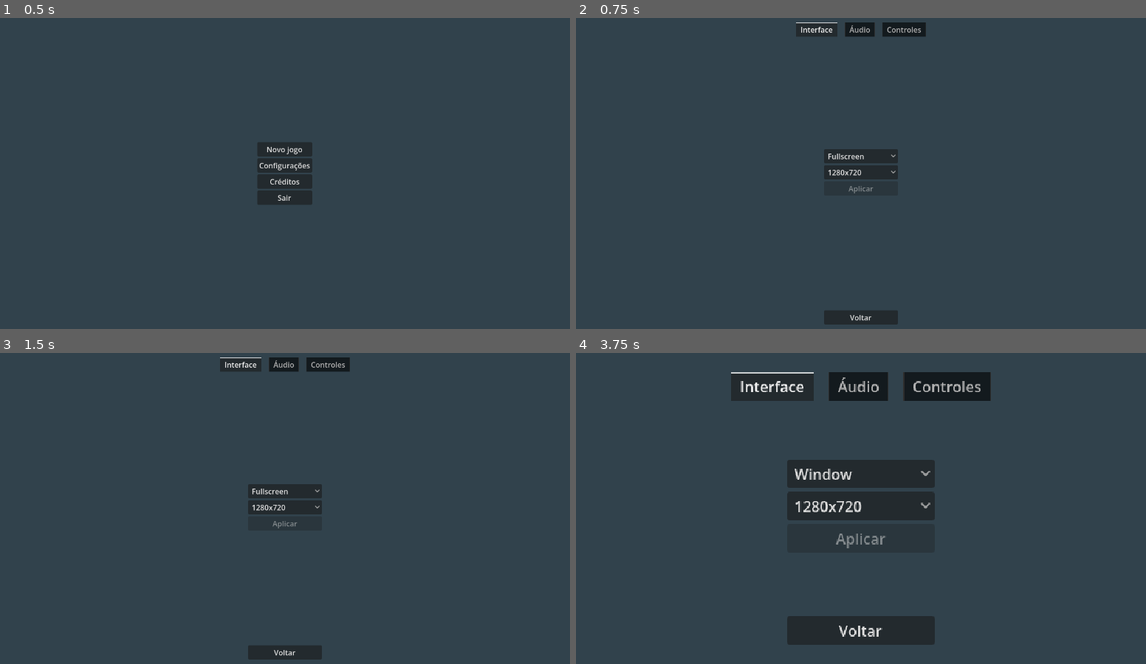
Above: before the commit, frames 1-4 (two rows, left to right).
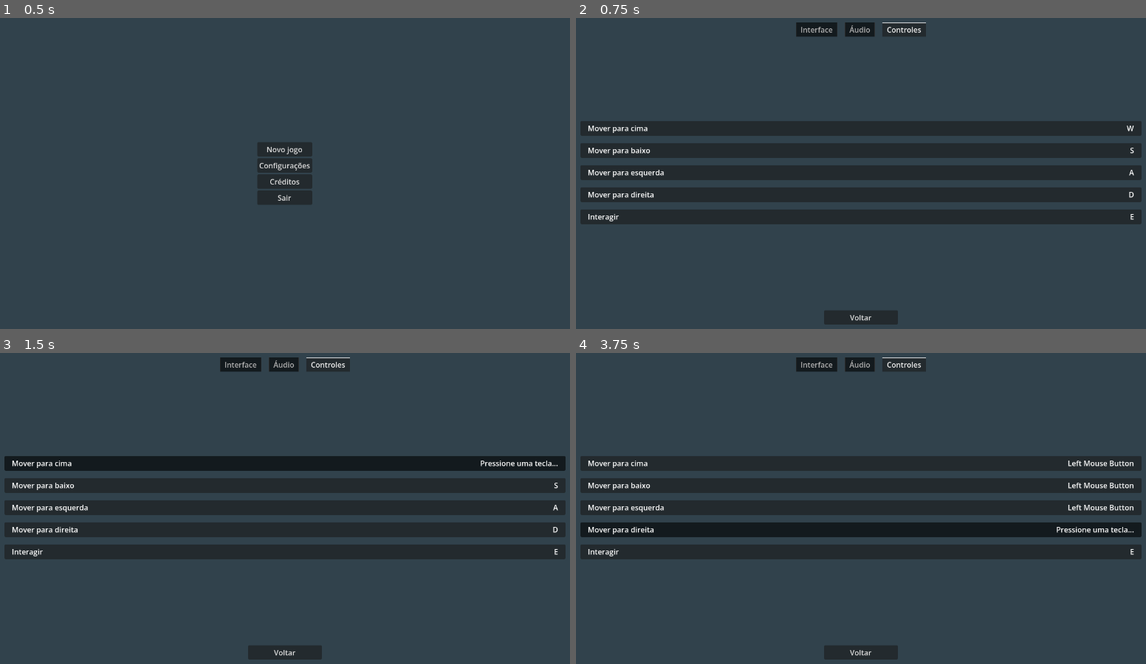
Above: after the commit, the same moments.

Repository: Pipocas-Tristes/carimbo-game
Game: Godot game, scene res://telas/tela_inicial.tscn
Two runs of this game, one before a commit and one after it. Both use one fixed random seed, a clock stepped at 60 frames per second and the inputs below.
Inputs (mouse positions are in pixels of both pictures, inside the frame that each line leads up to):
- Up to frame 1 (0.5 s): no input
- Up to frame 2 (0.75 s): click "Configurações" at 0.5 s
- Up to frame 3 (1.5 s): click (285, 461) at 1.27 s
- Up to frame 4 (3.75 s): click (861, 486) at 2.02 s; click (861, 508) at 2.77 s; click (861, 530) at 3.52 s

Frame 1 is identical in both runs. In frame 2, 22% of the frame differs, in the area x 0-100%, y 1-67%; in frame 3, 22%; in frame 4, 29%, in the area x 0-100%, y 1-99%.

Commit message:
✨implementa configuracoes de controles

Diff:
--- a/carimbo-game/default_bus_layout.tres
+++ b/carimbo-game/default_bus_layout.tres
@@ -7,7 +7,7 @@
 bus/1/bypass_fx = false
 bus/1/volume_db = 0.0
 bus/1/send = &""
-bus/2/name = &"Música"
+bus/2/name = &"Efeitos sonoros Copy"
 bus/2/solo = false
 bus/2/mute = false
 bus/2/bypass_fx = false
--- /dev/null
+++ b/carimbo-game/prefabs/input_button.tscn
@@ -0,0 +1,36 @@
+[gd_scene format=3 uid="uid://bk64nluu06ids"]
+
+[node name="input_button" type="Button" unique_id=1297776121]
+custom_minimum_size = Vector2(0, 32)
+anchors_preset = 10
+anchor_right = 1.0
+offset_bottom = 8.0
+grow_horizontal = 2
+toggle_mode = true
+
+[node name="MarginContainer" type="MarginContainer" parent="." unique_id=901445347]
+layout_mode = 1
+anchors_preset = 15
+anchor_right = 1.0
+anchor_bottom = 1.0
+grow_horizontal = 2
+grow_vertical = 2
+theme_override_constants/margin_left = 16
+theme_override_constants/margin_right = 16
+
+[node name="HSplitContainer" type="HSplitContainer" parent="MarginContainer" unique_id=533606107]
+layout_mode = 2
+
+[node name="acao_lbl" type="Label" parent="MarginContainer/HSplitContainer" unique_id=742454750]
+layout_mode = 2
+size_flags_horizontal = 0
+size_flags_vertical = 1
+text = "Acao"
+vertical_alignment = 1
+
+[node name="input_lbl" type="Label" parent="MarginContainer/HSplitContainer" unique_id=2033607338]
+layout_mode = 2
+size_flags_horizontal = 8
+size_flags_vertical = 1
+text = "input"
+vertical_alignment = 1
--- a/carimbo-game/project.godot
+++ b/carimbo-game/project.godot
@@ -19,6 +19,10 @@
 config/features=PackedStringArray("4.6", "Forward Plus")
 config/icon="res://icon.svg"
 
+[audio]
+
+buses/default_bus_layout="uid://jgc3pjccottf"
+
 [display]
 
 window/size/viewport_width=1280
@@ -26,3 +30,31 @@
 window/size/mode=4
 window/stretch/mode="viewport"
 window/stretch/scale_mode="integer"
+
+[input]
+
+para_cima={
+"deadzone": 0.2,
+"events": [Object(InputEventKey,"resource_local_to_scene":false,"resource_name":"","device":-1,"window_id":0,"alt_pressed":false,"shift_pressed":false,"ctrl_pressed":false,"meta_pressed":false,"pressed":false,"keycode":0,"physical_keycode":87,"key_label":0,"unicode":119,"location":0,"echo":false,"script":null)
+]
+}
+para_baixo={
+"deadzone": 0.2,
+"events": [Object(InputEventKey,"resource_local_to_scene":false,"resource_name":"","device":-1,"window_id":0,"alt_pressed":false,"shift_pressed":false,"ctrl_pressed":false,"meta_pressed":false,"pressed":false,"keycode":0,"physical_keycode":83,"key_label":0,"unicode":115,"location":0,"echo":false,"script":null)
+]
+}
+para_esquerda={
+"deadzone": 0.2,
+"events": [Object(InputEventKey,"resource_local_to_scene":false,"resource_name":"","device":-1,"window_id":0,"alt_pressed":false,"shift_pressed":false,"ctrl_pressed":false,"meta_pressed":false,"pressed":false,"keycode":0,"physical_keycode":65,"key_label":0,"unicode":97,"location":0,"echo":false,"script":null)
+]
+}
+para_direita={
+"deadzone": 0.2,
+"events": [Object(InputEventKey,"resource_local_to_scene":false,"resource_name":"","device":-1,"window_id":0,"alt_pressed":false,"shift_pressed":false,"ctrl_pressed":false,"meta_pressed":false,"pressed":false,"keycode":0,"physical_keycode":68,"key_label":0,"unicode":100,"location":0,"echo":false,"script":null)
+]
+}
+interagir={
+"deadzone": 0.2,
+"events": [Object(InputEventKey,"resource_local_to_scene":false,"resource_name":"","device":-1,"window_id":0,"alt_pressed":false,"shift_pressed":false,"ctrl_pressed":false,"meta_pressed":false,"pressed":false,"keycode":0,"physical_keycode":69,"key_label":0,"unicode":101,"location":0,"echo":false,"script":null)
+]
+}
--- a/carimbo-game/scripts/tela_config.gd
+++ b/carimbo-game/scripts/tela_config.gd
@@ -6,15 +6,75 @@
 var _modo_value: Window.Mode
 
 @onready var aplicar_btn: Button = $margin/VBoxContainer/TabContainer/Interface/aplicar
+@onready var controles: VBoxContainer = $margin/VBoxContainer/TabContainer/Controles
+const INPUT_BUTTON = preload("uid://bk64nluu06ids")
+
+var is_remapping := false
+var acao_para_remap: StringName = ""
+var remap_btn: Button = null
+
+const ACOES_DICT = {
+	"para_cima": "Mover para cima",
+	"para_baixo": "Mover para baixo",
+	"para_esquerda": "Mover para esquerda",
+	"para_direita": "Mover para direita",
+	"interagir": "Interagir",
+}
 
 func _ready() -> void:
+	_define_resolucao()
+	_define_controles()
+
+func _process(_delta: float) -> void:
+	if (Input.is_action_pressed("ui_cancel")):
+		voltar_pressed.emit()
+
+func _define_resolucao():
 	get_tree().root.min_size = Vector2i(640, 360)
 	_resolucao_value = Vector2i(640, 360)
 	_modo_value = Window.MODE_EXCLUSIVE_FULLSCREEN
 
-func _process(_delta: float) -> void:
-	if (Input.is_action_pressed("ui_cancel")):
-		voltar_pressed.emit()
+func _define_controles():
+	InputMap.load_from_project_settings()
+	for item in controles.get_children():
+		item.queue_free()
+
+	for acao in ACOES_DICT:
+		var input_btn = INPUT_BUTTON.instantiate()
+		var acao_lbl = input_btn.find_child("acao_lbl")
+		var input_lbl = input_btn.find_child("input_lbl")
+
+		acao_lbl.text = ACOES_DICT[acao]
+
+		var eventos = InputMap.action_get_events(acao)
+		print(eventos)
+		input_lbl.text = (eventos.get(0) as InputEvent).as_text().trim_suffix(" - Physical") if eventos.get(0) else ""
+
+		controles.add_child(input_btn)
+		input_btn.toggled.connect(_on_input_button_toggled.bind(input_btn, acao))
+
+func _on_input_button_toggled(_toggled_on: bool, input_btn, acao):
+	if not is_remapping:
+		is_remapping = true
+		acao_para_remap = acao
+		remap_btn = input_btn
+		input_btn.find_child("input_lbl").text = "Pressione uma tecla..."
+
+func _input(event):
+	if (event is InputEventKey || (event is InputEventMouseButton && event.pressed)):
+		_atualiza_controles(event)
+
+func _atualiza_controles(event: InputEvent):
+	if (is_remapping && remap_btn && acao_para_remap):
+		InputMap.action_erase_events(acao_para_remap)
+		InputMap.action_add_event(acao_para_remap, event)
+		remap_btn.find_child("input_lbl").text = event.as_text().trim_suffix(" - Physical")
+		remap_btn.toggle_mode = false
+
+		is_remapping = false
+		acao_para_remap = ""
+		remap_btn = null
+
 
 func _on_geral_slider_value_changed(value: float) -> void:
 	var geral_idx = AudioServer.get_bus_index("Master")
--- a/carimbo-game/scripts/tela_inicial.gd
+++ b/carimbo-game/scripts/tela_inicial.gd
@@ -1,7 +1,6 @@
 extends Control
 
 signal novo_jogo_opened
-signal configurar_opened
 
 const TELA_CREDITOS: PackedScene = preload("uid://bok2i3ulpkeq8")
 const TELA_CONFIG = preload("uid://ds226ph62jpir")
--- a/carimbo-game/scripts/tela_pause.gd
+++ b/carimbo-game/scripts/tela_pause.gd
@@ -1,16 +1,18 @@
 extends Control
 
 signal continuar_opened
-signal configurar_opened
 signal salvar_e_sair_opened
+
+const TELA_CONFIG = preload("uid://ds226ph62jpir")
 
 func _on_continuar_btn_button_up() -> void:
 	continuar_opened.emit()
 
-
 func _on_configurar_btn_button_up() -> void:
-	configurar_opened.emit()
-
+	var tela_config: Control = TELA_CONFIG.instantiate()
+	add_child(tela_config)
+	await tela_config.voltar_pressed
+	tela_config.queue_free()
 
 func _on_salvar_e_sair_btn_button_up() -> void:
 	salvar_e_sair_opened.emit()
--- a/carimbo-game/telas/tela_config.tscn
+++ b/carimbo-game/telas/tela_config.tscn
@@ -1,6 +1,7 @@
 [gd_scene format=3 uid="uid://ds226ph62jpir"]
 
 [ext_resource type="Script" uid="uid://b1x35dq66vxb6" path="res://scripts/tela_config.gd" id="1_22k8j"]
+[ext_resource type="PackedScene" uid="uid://bk64nluu06ids" path="res://prefabs/input_button.tscn" id="2_j78qo"]
 
 [sub_resource type="StyleBoxEmpty" id="StyleBoxEmpty_byfl0"]
 
@@ -43,9 +44,10 @@
 theme_override_constants/tab_separation = 16
 theme_override_styles/panel = SubResource("StyleBoxEmpty_byfl0")
 tab_alignment = 1
-current_tab = 0
+current_tab = 2
 
 [node name="Interface" type="VBoxContainer" parent="margin/VBoxContainer/TabContainer" unique_id=875100870]
+visible = false
 layout_mode = 2
 size_flags_vertical = 4
 alignment = 1
@@ -106,6 +108,7 @@
 [node name="geral_slider" type="HSlider" parent="margin/VBoxContainer/TabContainer/Áudio/volume_geral" unique_id=280970556]
 custom_minimum_size = Vector2(800, 0)
 layout_mode = 2
+value = 100.0
 
 [node name="vol_efeitos_sonoros" type="HSplitContainer" parent="margin/VBoxContainer/TabContainer/Áudio" unique_id=2037130190]
 layout_mode = 2
@@ -118,6 +121,7 @@
 [node name="efeito_slider" type="HSlider" parent="margin/VBoxContainer/TabContainer/Áudio/vol_efeitos_sonoros" unique_id=422434661]
 custom_minimum_size = Vector2(800, 0)
 layout_mode = 2
+value = 100.0
 
 [node name="vol_musica" type="HSplitContainer" parent="margin/VBoxContainer/TabContainer/Áudio" unique_id=1874390912]
 layout_mode = 2
@@ -130,88 +134,16 @@
 [node name="musica_slider" type="HSlider" parent="margin/VBoxContainer/TabContainer/Áudio/vol_musica" unique_id=1910739502]
 custom_minimum_size = Vector2(800, 0)
 layout_mode = 2
+value = 100.0
 
 [node name="Controles" type="VBoxContainer" parent="margin/VBoxContainer/TabContainer" unique_id=2046646443]
-visible = false
 layout_mode = 2
 theme_override_constants/separation = 16
 alignment = 1
 metadata/_tab_index = 2
 
-[node name="para_cima" type="HSplitContainer" parent="margin/VBoxContainer/TabContainer/Controles" unique_id=1765821657]
+[node name="input_button" parent="margin/VBoxContainer/TabContainer/Controles" unique_id=1297776121 instance=ExtResource("2_j78qo")]
 layout_mode = 2
-
-[node name="Label" type="Label" parent="margin/VBoxContainer/TabContainer/Controles/para_cima" unique_id=408239023]
-layout_mode = 2
-size_flags_horizontal = 3
-text = "Mover para cima"
-
-[node name="Button" type="Button" parent="margin/VBoxContainer/TabContainer/Controles/para_cima" unique_id=365698165]
-custom_minimum_size = Vector2(100, 0)
-layout_mode = 2
-size_flags_horizontal = 0
-toggle_mode = true
-text = "W"
-
-[node name="para_baixo" type="HSplitContainer" parent="margin/VBoxContainer/TabContainer/Controles" unique_id=866811904]
-layout_mode = 2
-
-[node name="Label" type="Label" parent="margin/VBoxContainer/TabContainer/Controles/para_baixo" unique_id=2005824375]
-layout_mode = 2
-size_flags_horizontal = 3
-text = "Mover para baixo"
-
-[node name="Button" type="Button" parent="margin/VBoxContainer/TabContainer/Controles/para_baixo" unique_id=1768130493]
-custom_minimum_size = Vector2(100, 0)
-layout_mode = 2
-size_flags_horizontal = 0
-toggle_mode = true
-text = "S"
-
-[node name="para_esquerda" type="HSplitContainer" parent="margin/VBoxContainer/TabContainer/Controles" unique_id=376025062]
-layout_mode = 2
-
-[node name="Label" type="Label" parent="margin/VBoxContainer/TabContainer/Controles/para_esquerda" unique_id=1432270915]
-layout_mode = 2
-size_flags_horizontal = 3
-text = "Mover para esquerda"
-
-[node name="Button" type="Button" parent="margin/VBoxContainer/TabContainer/Controles/para_esquerda" unique_id=96822019]
-custom_minimum_size = Vector2(100, 0)
-layout_mode = 2
-size_flags_horizontal = 0
-toggle_mode = true
-text = "A"
-
-[node name="para_direita" type="HSplitContainer" parent="margin/VBoxContainer/TabContainer/Controles" unique_id=766682053]
-layout_mode = 2
-
-[node name="Label" type="Label" parent="margin/VBoxContainer/TabContainer/Controles/para_direita" unique_id=758052029]
-layout_mode = 2
-size_flags_horizontal = 3
-text = "Mover para direita"
-
-[node name="Button" type="Button" parent="margin/VBoxContainer/TabContainer/Controles/para_direita" unique_id=1199636032]
-custom_minimum_size = Vector2(100, 0)
-layout_mode = 2
-size_flags_horizontal = 0
-toggle_mode = true
-text = "D"
-
-[node name="interagir" type="HSplitContainer" parent="margin/VBoxContainer/TabContainer/Controles" unique_id=2122394294]
-layout_mode = 2
-
-[node name="Label" type="Label" parent="margin/VBoxContainer/TabContainer/Controles/interagir" unique_id=1260461179]
-layout_mode = 2
-size_flags_horizontal = 3
-text = "Interagir"
-
-[node name="Button" type="Button" parent="margin/VBoxContainer/TabContainer/Controles/interagir" unique_id=1278946227]
-custom_minimum_size = Vector2(100, 0)
-layout_mode = 2
-size_flags_horizontal = 0
-toggle_mode = true
-text = "E"
 
 [node name="voltar" type="Button" parent="margin/VBoxContainer" unique_id=465168556]
 custom_minimum_size = Vector2(160, 0)
